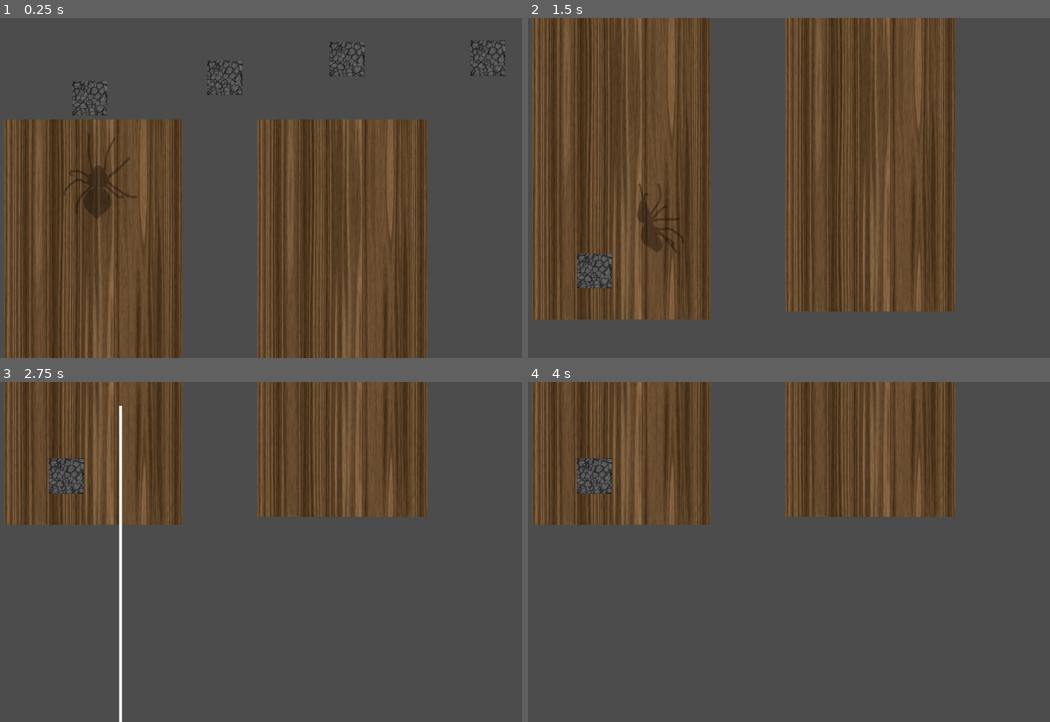
Above: before the commit, frames 1-4 (two rows, left to right).
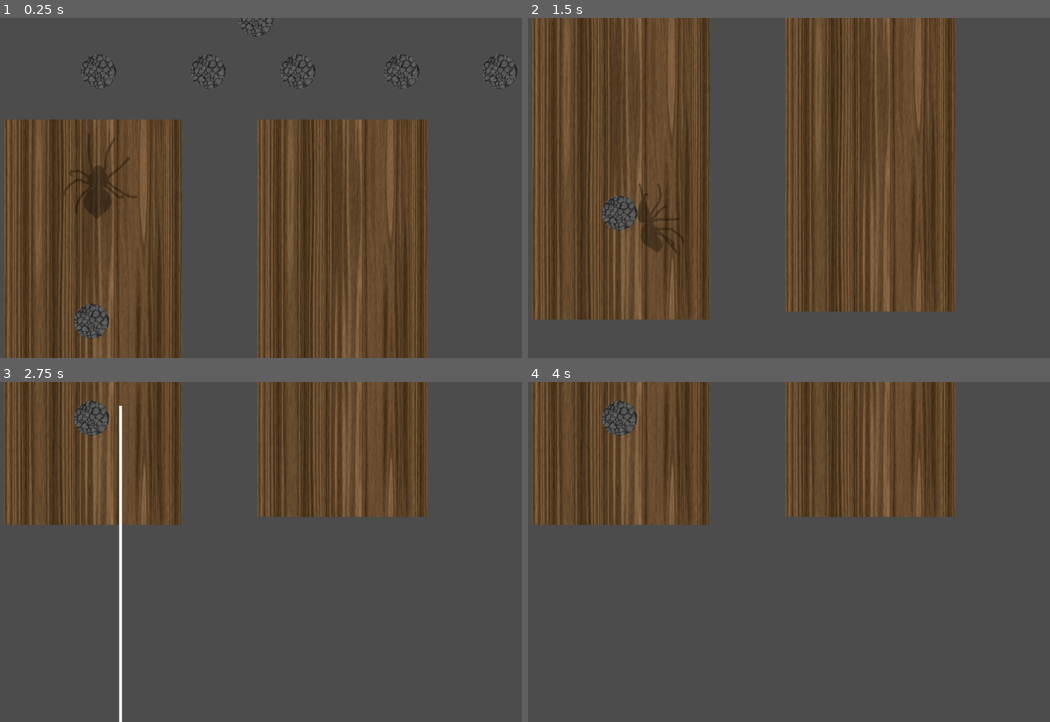
Above: after the commit, the same moments.

Repository: MarmotaGames/aracnotopia
Game: Godot game, scene res://levels/newWebTest/launchWebTest.tscn
Two runs of this game, one before a commit and one after it. Both use one fixed random seed, a clock stepped at 60 frames per second and the inputs below. This scene is started directly instead of the project's main scene.
Inputs (mouse positions are in pixels of both pictures, inside the frame that each line leads up to):
- Up to frame 1 (0.25 s): no input
- Up to frame 2 (1.5 s): tap Enter at 0.5 s; move the mouse to (909, 171) at 0.52 s; hold Right (ui_right) 0.53-1.28 s; tap Ctrl (attachOrDetachFromArea) at 0.6 s; click (909, 171) at 0.67 s; move the mouse to (663, 205) at 1.27 s; hold Down (ui_down) from 1.28 s (still down); tap L (dropFromWeb) at 1.35 s
- Up to frame 3 (2.75 s): move the mouse to (313, 477) at 2.02 s; release Down (ui_down) at 2.03 s; press the mouse at (313, 477) at 2.03 s; hold Right (ui_right) from 2.03 s (still down)
- Up to frame 4 (4 s): move the mouse to (752, 620) at 2.77 s; release Right (ui_right) at 2.78 s; release the mouse at (752, 620) at 2.78 s; hold Up (ui_up) 2.78-3.53 s; tap Ctrl (attachOrDetachFromArea) at 2.85 s; click (752, 620) at 2.92 s; tap Space at 3.5 s; move the mouse to (956, 603) at 3.52 s; hold Left (ui_left) from 3.53 s (still down); tap L (dropFromWeb) at 3.6 s

The runs differ from the first frame. In frame 1, 1.7% of the frame differs, in the area x 13-100%, y 0-95%; in frame 2, 1.2%; in frame 3, 1.2%; in frame 4, 1.2%.

Commit message:
Add Round Stone scene and put it in the test scene

Diff:
--- a/GodotProject/levels/newWebTest/launchWebTest.tscn
+++ b/GodotProject/levels/newWebTest/launchWebTest.tscn
@@ -2,7 +2,7 @@
 
 [ext_resource path="res://player/Player_rigido.tscn" type="PackedScene" id=1]
 [ext_resource path="res://objects/Plataforma.tscn" type="PackedScene" id=2]
-[ext_resource path="res://objects/Stone.tscn" type="PackedScene" id=3]
+[ext_resource path="res://objects/RoundStone.tscn" type="PackedScene" id=3]
 
 [node name="Node2D" type="Node2D" index="0"]
 
@@ -27,30 +27,37 @@
 z_index = -1
 _sections_unfolded = [ "Region", "Transform", "Visibility", "Z Index" ]
 
-[node name="Stone" parent="." index="3" instance=ExtResource( 3 )]
+[node name="RoundStone" parent="." index="3" instance=ExtResource( 3 )]
 
-position = Vector2( 224.636, 270.203 )
-_sections_unfolded = [ "Collision", "Transform" ]
+position = Vector2( 239.859, 223.118 )
 
-[node name="Stone2" parent="." index="4" instance=ExtResource( 3 )]
+[node name="RoundStone2" parent="." index="4" instance=ExtResource( 3 )]
 
-position = Vector2( 461.933, 234.275 )
-_sections_unfolded = [ "Collision", "Transform" ]
+position = Vector2( 432.609, 223.118 )
 
-[node name="Stone3" parent="." index="5" instance=ExtResource( 3 )]
+[node name="RoundStone3" parent="." index="5" instance=ExtResource( 3 )]
 
-position = Vector2( 677.139, 201.372 )
-_sections_unfolded = [ "Collision", "Transform" ]
+position = Vector2( 590.5, 223.118 )
 
-[node name="Stone4" parent="." index="6" instance=ExtResource( 3 )]
+[node name="RoundStone4" parent="." index="6" instance=ExtResource( 3 )]
 
-position = Vector2( 924.703, 199.863 )
-_sections_unfolded = [ "Collision", "Transform" ]
+position = Vector2( 772.998, 223.118 )
 
-[node name="Stone5" parent="." index="7" instance=ExtResource( 3 )]
+[node name="RoundStone5" parent="." index="7" instance=ExtResource( 3 )]
 
-position = Vector2( 183.416, 766.11 )
-_sections_unfolded = [ "Collision", "Transform" ]
+position = Vector2( 945.243, 223.118 )
+
+[node name="RoundStone6" parent="." index="8" instance=ExtResource( 3 )]
+
+position = Vector2( 516.681, 130.844 )
+
+[node name="RoundStone7" parent="." index="9" instance=ExtResource( 3 )]
+
+position = Vector2( 227.555, 663.984 )
+
+[node name="RoundStone8" parent="." index="10" instance=ExtResource( 3 )]
+
+position = Vector2( 1113.39, 165.703 )
 
 
 [editable path="Plataforma"]
--- /dev/null
+++ b/GodotProject/objects/RoundStone.tscn
@@ -0,0 +1,65 @@
+[gd_scene load_steps=5 format=2]
+
+[ext_resource path="res://assets/objects/StoneFloorRounded.png" type="Texture" id=1]
+[ext_resource path="res://areas/ContactArea.gd" type="Script" id=2]
+
+[sub_resource type="CircleShape2D" id=1]
+
+custom_solver_bias = 0.0
+radius = 31.0
+
+[sub_resource type="CircleShape2D" id=2]
+
+custom_solver_bias = 0.0
+radius = 31.0
+
+[node name="RoundStone" type="StaticBody2D"]
+
+position = Vector2( 354.997, 57.6764 )
+input_pickable = false
+collision_layer = 2
+collision_mask = 2
+constant_linear_velocity = Vector2( 0, 0 )
+constant_angular_velocity = 0.0
+friction = 1.0
+bounce = 0.0
+_sections_unfolded = [ "Collision" ]
+
+[node name="Sprite" type="Sprite" parent="." index="0"]
+
+scale = Vector2( 0.12, 0.12 )
+texture = ExtResource( 1 )
+_sections_unfolded = [ "Region", "Transform" ]
+
+[node name="CollisionShape2D" type="CollisionShape2D" parent="." index="1"]
+
+shape = SubResource( 1 )
+
+[node name="PinJoint2D" type="PinJoint2D" parent="." index="2"]
+
+position = Vector2( -0.475647, 29.4282 )
+z_index = 1
+node_a = NodePath("..")
+node_b = NodePath("")
+bias = 0.9
+disable_collision = true
+softness = 0.0
+_sections_unfolded = [ "Transform", "Z Index" ]
+
+[node name="StoneArea" type="Area2D" parent="." index="3"]
+
+input_pickable = true
+gravity_vec = Vector2( 0, 1 )
+gravity = 98.0
+linear_damp = 0.1
+angular_damp = 1.0
+audio_bus_override = false
+audio_bus_name = "Master"
+script = ExtResource( 2 )
+_sections_unfolded = [ "Collision" ]
+
+[node name="CollisionShape2D" type="CollisionShape2D" parent="StoneArea" index="0"]
+
+shape = SubResource( 2 )
+
+[connection signal="area_entered" from="StoneArea" to="StoneArea" method="_on_StoneArea_area_entered"]
